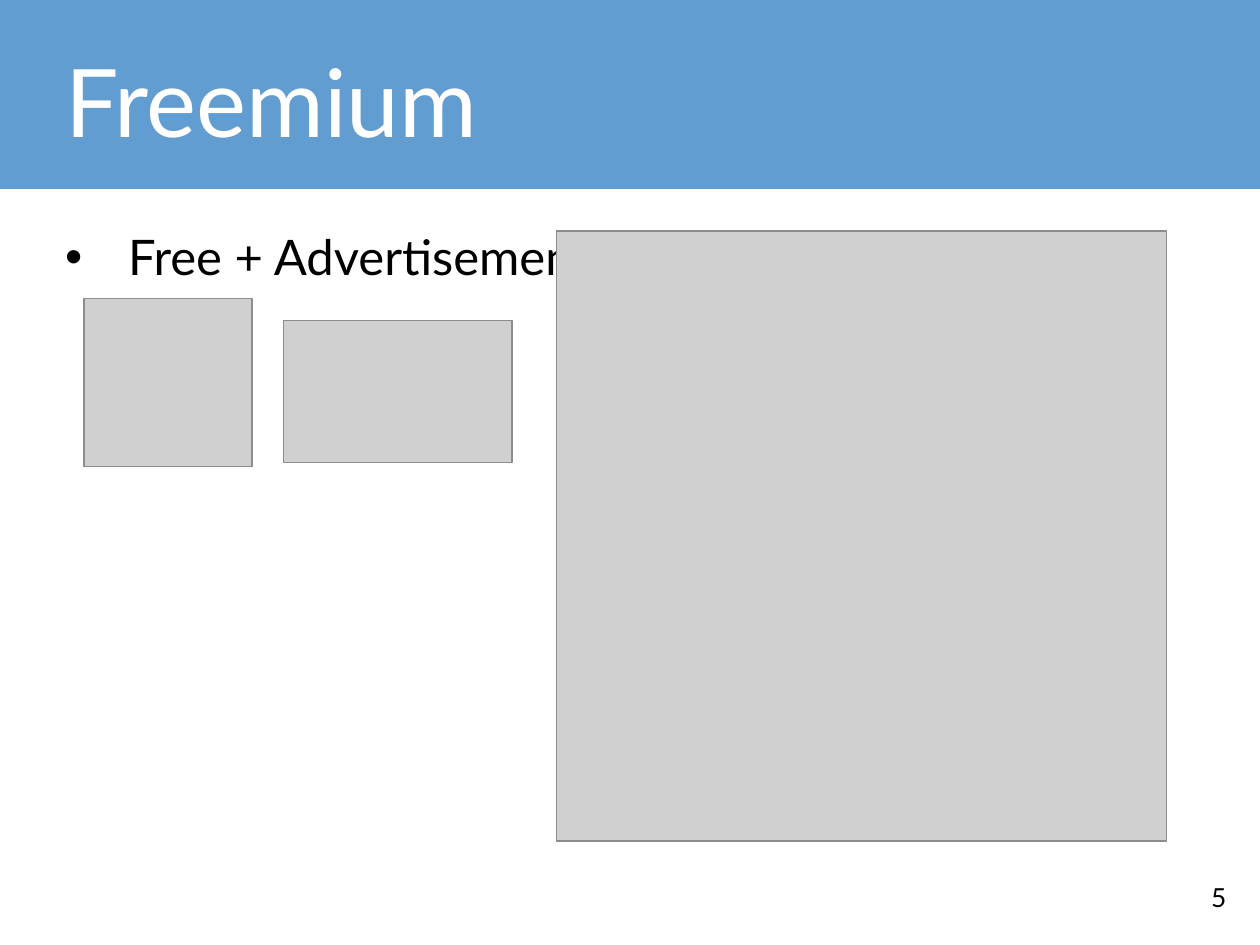
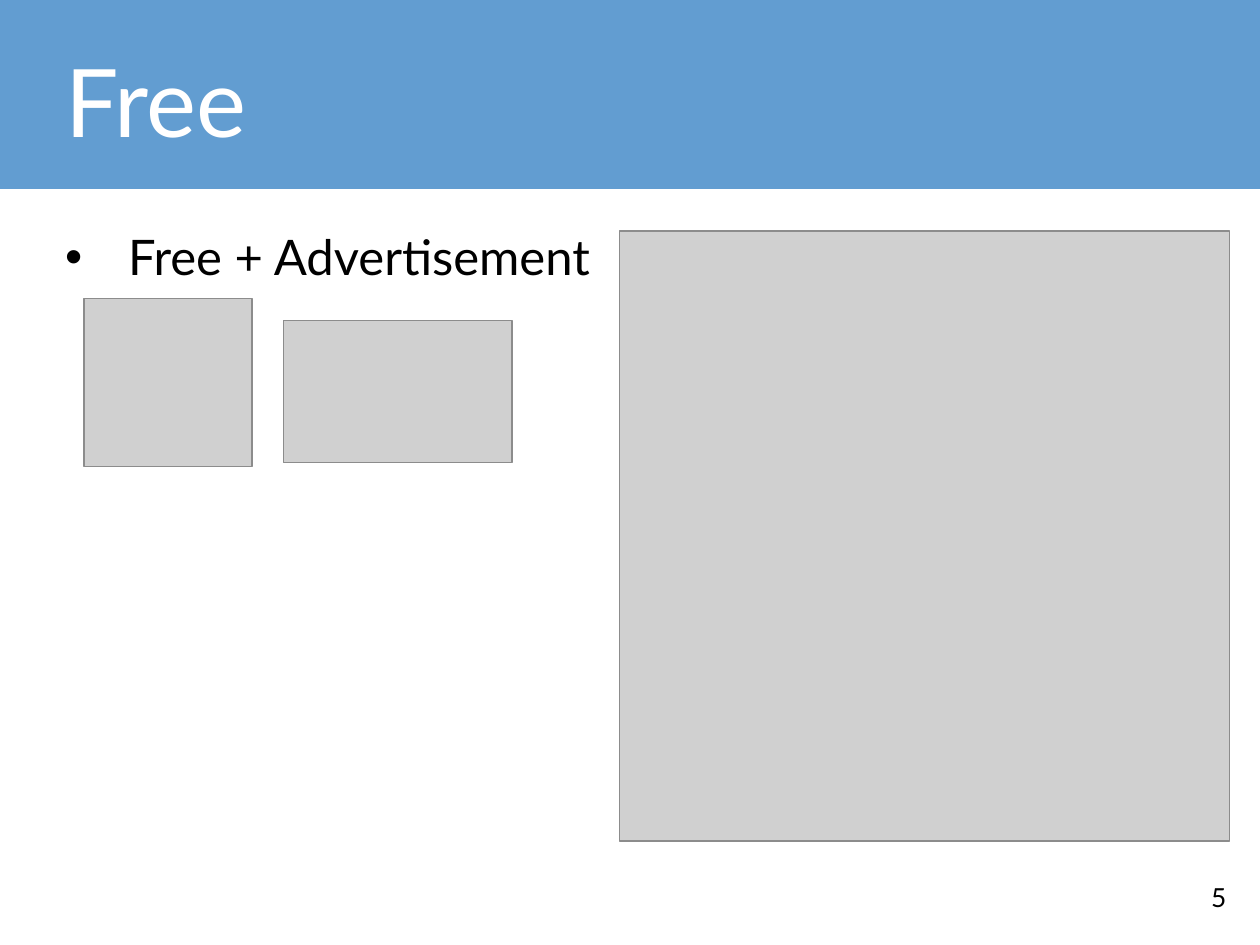
Before and after one commit to tdquang7/pota-hack-livetraffice, a slide deck: slide 5 of m2WorkHackathon-LiveTrafficUpdate.pptx. Drawn at 1260x945 pixels with LibreOffice and Linux fonts; fonts in the diff are those of the drawing; grey boxes stand for pictures. Boxes give left, top, right and bottom in pixels: in the first picture for what was removed or moved away, otherwise in the second. Text is boxed around its words. In the diff, an @@ line names an element or a change of style, - is before the commit and + after.

```diff
--- a/m2WorkHackathon-LiveTrafficUpdate.pptx
+++ b/m2WorkHackathon-LiveTrafficUpdate.pptx
@@ title at bbox=[65, 69, 247, 138]: text changed @@
-Freemium
+Free
@@ picture: place and size @@
-picture at bbox=[557, 231, 1167, 840]
+picture at bbox=[620, 231, 1230, 840]
```
Also in this commit, not shown: 1 other file.
